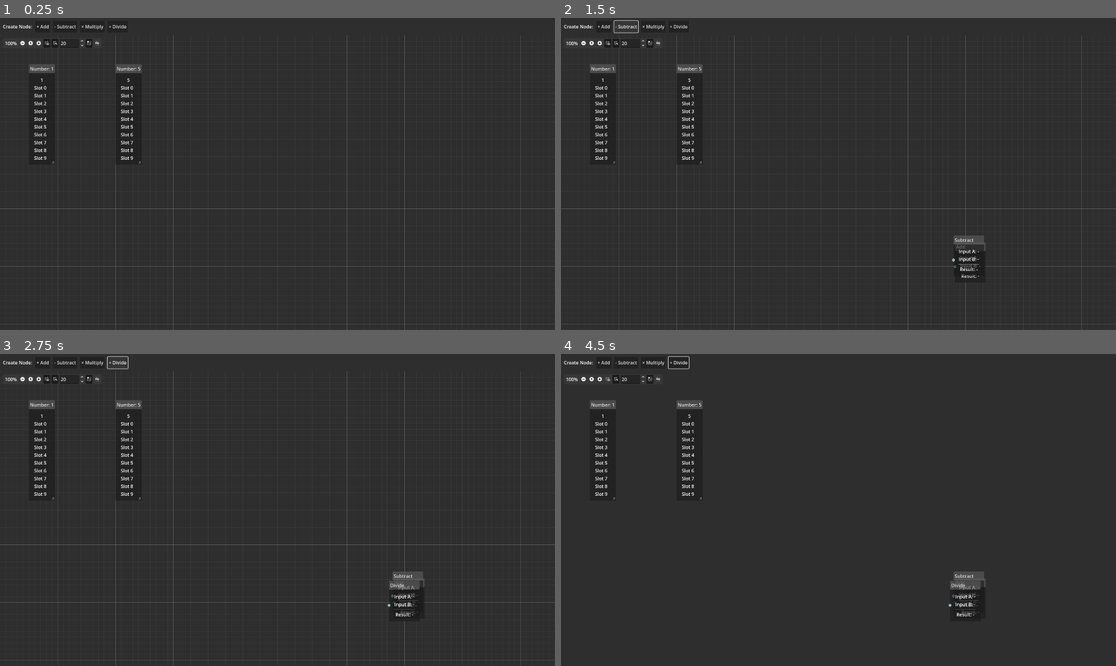
Above: before the commit, frames 1-4 (two rows, left to right).
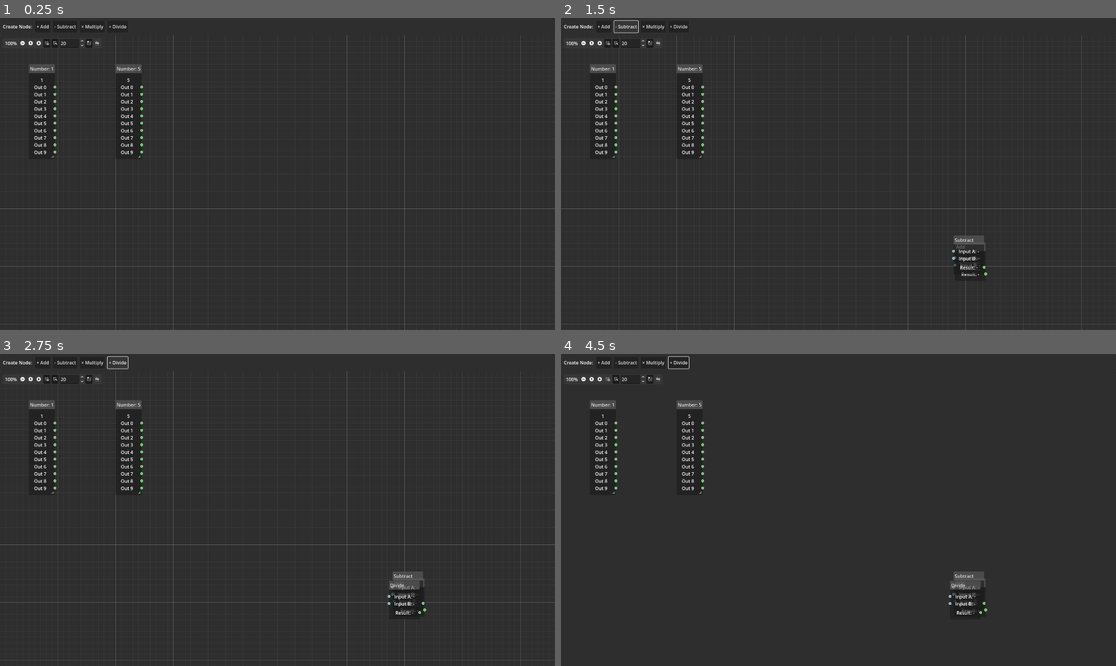
Above: after the commit, the same moments.

Repository: trite/Fractionation
Game: Godot game, scene res://main.tscn
Same seed, same stepped clock (60 frames per second), same inputs: the game is played once before the commit and once after it.
Inputs (mouse positions are in pixels of both pictures, inside the frame that each line leads up to):
- Up to frame 1 (0.25 s): no input
- Up to frame 2 (1.5 s): click "+ Add" at 0.5 s; click "- Subtract" at 1.25 s
- Up to frame 3 (2.75 s): click "÷ Divide" at 2 s
- Up to frame 4 (4.5 s): click (583, 378) at 2.75 s; click (599, 378) at 3.5 s; click (605, 378) at 4.25 s

The runs differ from the first frame. In frame 1, 0.6% of the frame differs, in the area x 6-26%, y 21-47%; in frame 2, 0.7%, in the area x 6-77%, y 21-85%; in frame 3, 0.7%; in frame 4, 0.7%.

Commit message:
more bug fixes
works now!

Diff:
--- a/number_node.gd
+++ b/number_node.gd
@@ -2,14 +2,22 @@
 
 var value: int = 0
 
-@onready var value_label: Label = $VBoxContainer/ValueLabel
+@onready var value_label: Label = $ValueLabel
 
 func _ready() -> void:
-	# Set up the 10 connection slots
-	# Each slot can accept input connections and provide output connections
+	# Set up the 10 connection slots (output only on right side)
+	# Slot 0 is the ValueLabel (no connection)
+	# Slots 1-10 are the output slots
 	for i in range(10):
 		# slot_index, enable_left (input), type_left, color_left, enable_right (output), type_right, color_right
-		set_slot(i + 1, true, 0, Color.WHITE, true, 0, Color.WHITE)
+		set_slot_enabled_left(i + 1, false)
+		set_slot_enabled_right(i + 1, true)
+		set_slot_type_right(i + 1, 0)
+		set_slot_color_right(i + 1, Color.LIGHT_GREEN)
+
+	print("NumberNode setup complete. Child count: ", get_child_count())
+	for i in range(get_child_count()):
+		print("  Child ", i, ": ", get_child(i).name if get_child(i) else "null")
 
 	update_display()
 
--- a/number_node.tscn
+++ b/number_node.tscn
@@ -9,54 +9,48 @@
 selectable = true
 script = ExtResource("1_number_node")
 
-[node name="VBoxContainer" type="VBoxContainer" parent="."]
-layout_mode = 2
-
-[node name="ValueLabel" type="Label" parent="VBoxContainer"]
+[node name="ValueLabel" type="Label" parent="."]
 layout_mode = 2
 text = "0"
 horizontal_alignment = 1
 vertical_alignment = 1
 
-[node name="Slots" type="VBoxContainer" parent="VBoxContainer"]
+[node name="Slot0" type="Label" parent="."]
 layout_mode = 2
+text = "Out 0"
 
-[node name="Slot0" type="Label" parent="VBoxContainer/Slots"]
+[node name="Slot1" type="Label" parent="."]
 layout_mode = 2
-text = "Slot 0"
+text = "Out 1"
 
-[node name="Slot1" type="Label" parent="VBoxContainer/Slots"]
+[node name="Slot2" type="Label" parent="."]
 layout_mode = 2
-text = "Slot 1"
+text = "Out 2"
 
-[node name="Slot2" type="Label" parent="VBoxContainer/Slots"]
+[node name="Slot3" type="Label" parent="."]
 layout_mode = 2
-text = "Slot 2"
+text = "Out 3"
 
-[node name="Slot3" type="Label" parent="VBoxContainer/Slots"]
+[node name="Slot4" type="Label" parent="."]
 layout_mode = 2
-text = "Slot 3"
+text = "Out 4"
 
-[node name="Slot4" type="Label" parent="VBoxContainer/Slots"]
+[node name="Slot5" type="Label" parent="."]
 layout_mode = 2
-text = "Slot 4"
+text = "Out 5"
 
-[node name="Slot5" type="Label" parent="VBoxContainer/Slots"]
+[node name="Slot6" type="Label" parent="."]
 layout_mode = 2
-text = "Slot 5"
+text = "Out 6"
 
-[node name="Slot6" type="Label" parent="VBoxContainer/Slots"]
+[node name="Slot7" type="Label" parent="."]
 layout_mode = 2
-text = "Slot 6"
+text = "Out 7"
 
-[node name="Slot7" type="Label" parent="VBoxContainer/Slots"]
+[node name="Slot8" type="Label" parent="."]
 layout_mode = 2
-text = "Slot 7"
+text = "Out 8"
 
-[node name="Slot8" type="Label" parent="VBoxContainer/Slots"]
+[node name="Slot9" type="Label" parent="."]
 layout_mode = 2
-text = "Slot 8"
-
-[node name="Slot9" type="Label" parent="VBoxContainer/Slots"]
-layout_mode = 2
-text = "Slot 9"
+text = "Out 9"
--- a/operation_node.gd
+++ b/operation_node.gd
@@ -12,18 +12,33 @@
 var input_b: Variant = null
 var result: Variant = null
 
-@onready var input1_label: Label = $VBoxContainer/Input1
-@onready var input2_label: Label = $VBoxContainer/Input2
-@onready var result_label: Label = $VBoxContainer/Result
+@onready var input1_label: Label = $Input1
+@onready var input2_label: Label = $Input2
+@onready var result_label: Label = $Result
 
 func _ready() -> void:
 	# Set up slots: 2 inputs (left side) and 1 output (right side)
+	print("OperationNode setup. Child count: ", get_child_count())
+	for i in range(get_child_count()):
+		print("  Child ", i, ": ", get_child(i).name if get_child(i) else "null")
+
 	# Slot 0: Input A (left only)
-	set_slot(0, true, 0, Color.LIGHT_BLUE, false, 0, Color.WHITE)
+	set_slot_enabled_left(0, true)
+	set_slot_enabled_right(0, false)
+	set_slot_type_left(0, 0)
+	set_slot_color_left(0, Color.LIGHT_BLUE)
+
 	# Slot 1: Input B (left only)
-	set_slot(1, true, 0, Color.LIGHT_BLUE, false, 0, Color.WHITE)
+	set_slot_enabled_left(1, true)
+	set_slot_enabled_right(1, false)
+	set_slot_type_left(1, 0)
+	set_slot_color_left(1, Color.LIGHT_BLUE)
+
 	# Slot 3: Result/Output (right only)
-	set_slot(3, false, 0, Color.WHITE, true, 0, Color.LIGHT_GREEN)
+	set_slot_enabled_left(3, false)
+	set_slot_enabled_right(3, true)
+	set_slot_type_right(3, 0)
+	set_slot_color_right(3, Color.LIGHT_GREEN)
 
 	update_display()
 
--- a/operation_node.tscn
+++ b/operation_node.tscn
@@ -9,21 +9,18 @@
 selectable = true
 script = ExtResource("1_operation_node")
 
-[node name="VBoxContainer" type="VBoxContainer" parent="."]
-layout_mode = 2
-
-[node name="Input1" type="Label" parent="VBoxContainer"]
+[node name="Input1" type="Label" parent="."]
 layout_mode = 2
 text = "Input A: -"
 
-[node name="Input2" type="Label" parent="VBoxContainer"]
+[node name="Input2" type="Label" parent="."]
 layout_mode = 2
 text = "Input B: -"
 
-[node name="HSeparator" type="HSeparator" parent="VBoxContainer"]
+[node name="HSeparator" type="HSeparator" parent="."]
 layout_mode = 2
 
-[node name="Result" type="Label" parent="VBoxContainer"]
+[node name="Result" type="Label" parent="."]
 layout_mode = 2
 text = "Result: -"
 horizontal_alignment = 1
